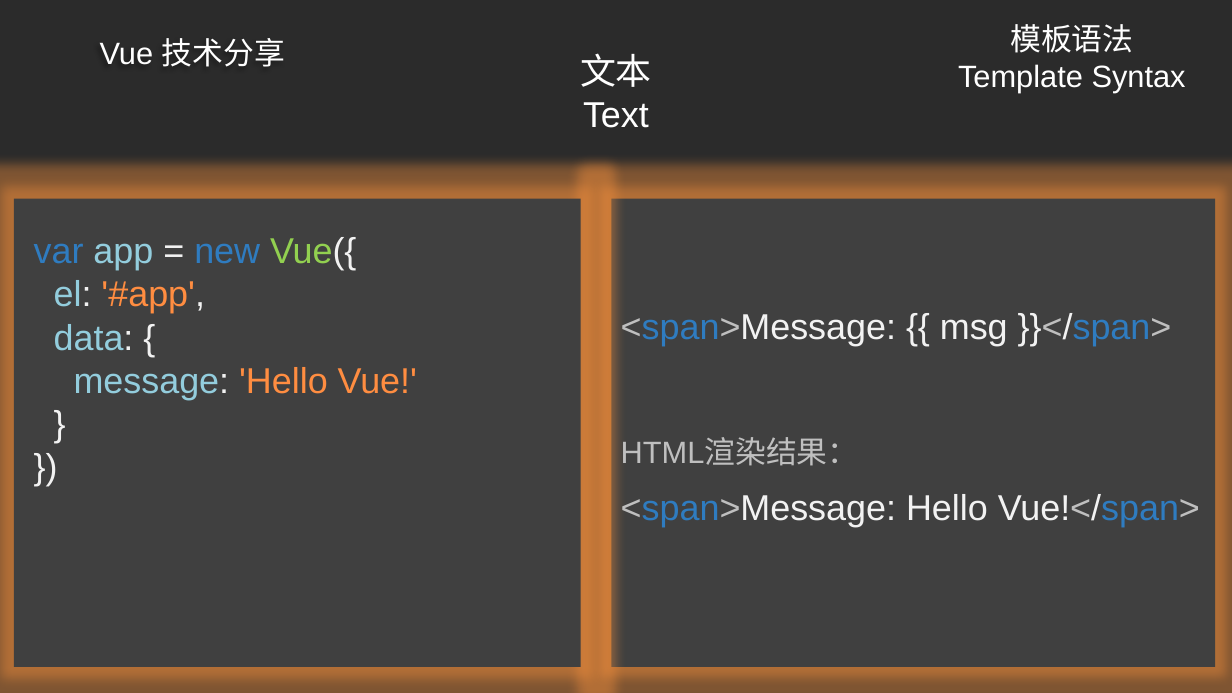
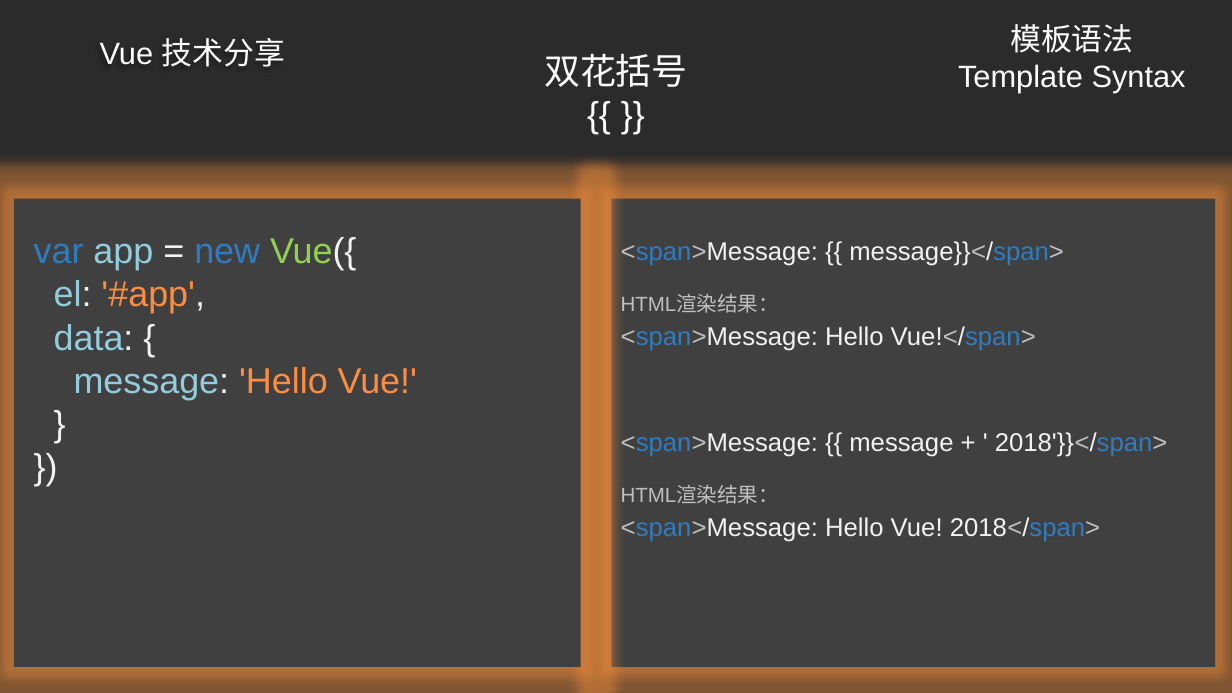
Before and after one commit to ldjdd/traing-library, a slide deck: slide 17 of vue/演示文稿.pptx (slide 14 before the commit). Drawn at 1232x693 pixels with LibreOffice and Linux fonts; fonts in the diff are those of the drawing; background and template pictures are left out; a plain dark background stands for a picture behind light text. Boxes give left, top, right and bottom in pixels: in the first picture for what was removed or moved away, otherwise in the second. Text is boxed around its words. In the diff, an @@ line names an element or a change of style, - is before the commit and + after.

```diff
--- a/vue/演示文稿.pptx
+++ b/vue/演示文稿.pptx
@@ text at (544,54,688,87): text changed @@
-文本
-Text
+双花括号
+{{ }}
@@ text at (621,241,1064,266): text changed; size 28 to 20 pt @@
-<span>Message: {{ msg }}</span>
+<span>Message: {{ message}}</span>
@@ text "HTML渲染结果：": place and size @@
-text "HTML渲染结果：" at (621,439,859,466)
+text "HTML渲染结果：" at (621,295,779,313)
@@ text "HTML渲染结果：" at (621,295,779,313): size 24 to 16 pt; less space between paragraphs @@
@@ text "<span>Message: Hello Vue!</span>": place and size @@
-text "<span>Message: Hello Vue!</span>" at (621,494,1200,527)
+text "<span>Message: Hello Vue!</span>" at (621,326,1036,351)
@@ text "<span>Message: Hello Vue!</span>" at (621,326,1036,351): size 28 to 20 pt; less space between paragraphs @@
@@ text added at (621,432,1168,457), 20 pt, text #F2F2F2 @@
+<span>Message: {{ message + ' 2018'}}</span>
@@ text added at (621,486,779,504), 16 pt, text #BFBFBF @@
+HTML渲染结果：
@@ text added at (621,517,1100,542), 20 pt, text #F2F2F2 @@
+<span>Message: Hello Vue! 2018</span>
```
Also in this commit, not shown: 4 other slides changed, 4 slides added, 1 slide removed.
